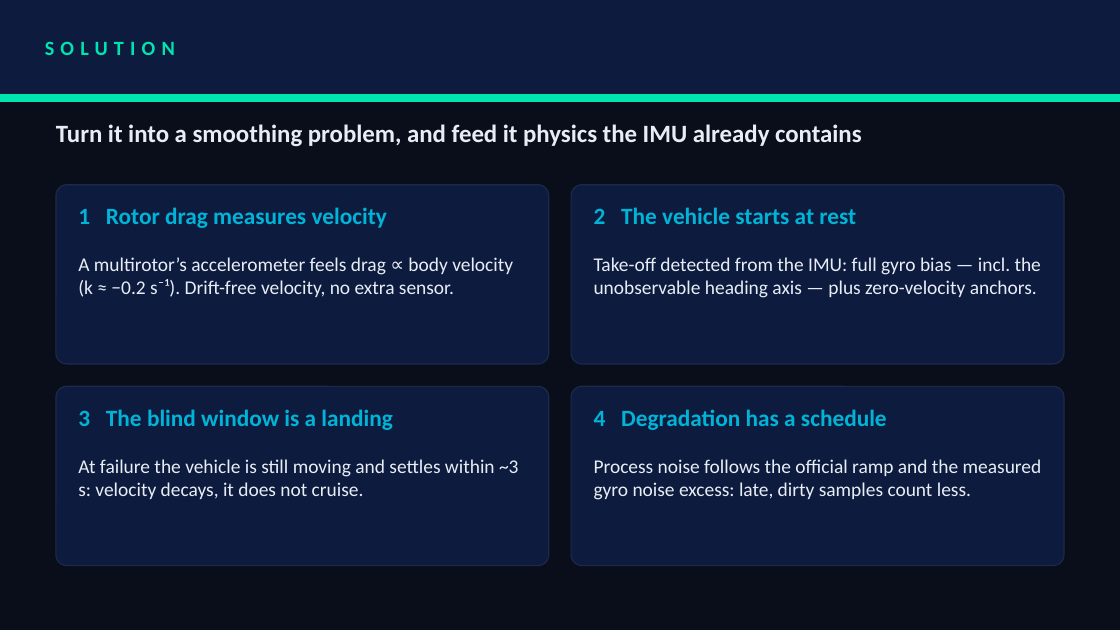
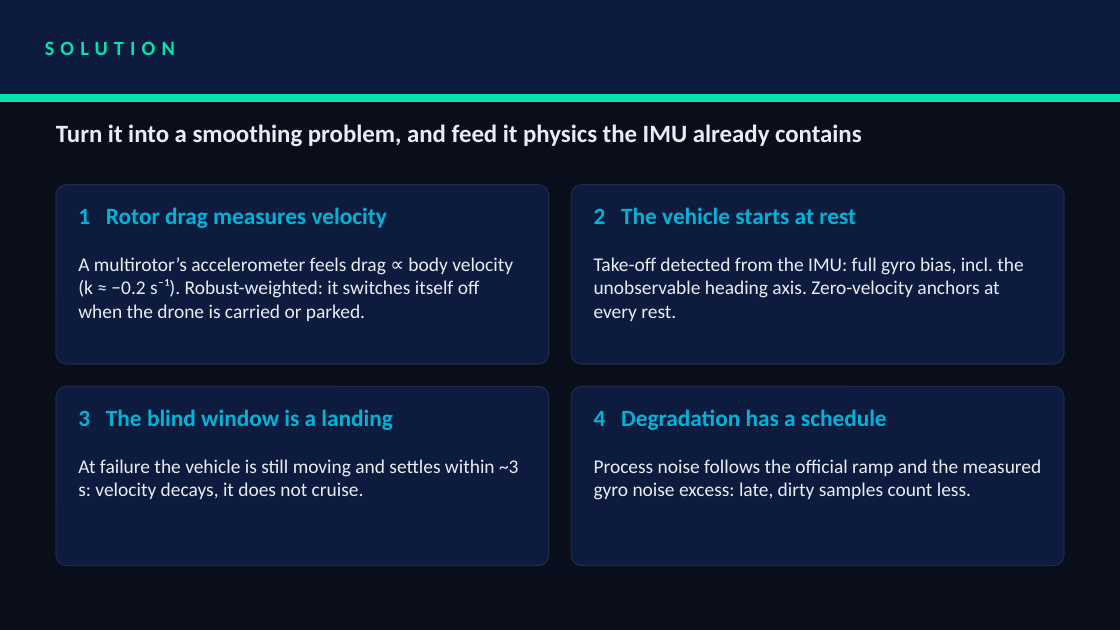
Before and after one commit to RaktimChandra/pathfinder, a slide deck: slide 3 of deck/SRMIST_vortexxx.pptx. Drawn at 1120x630 pixels with LibreOffice and Linux fonts; fonts in the diff are those of the drawing. Boxes give left, top, right and bottom in pixels: in the first picture for what was removed or moved away, otherwise in the second. Text is boxed around its words. In the diff, an @@ line names an element or a change of style, - is before the commit and + after.

```diff
--- a/deck/SRMIST_vortexxx.pptx
+++ b/deck/SRMIST_vortexxx.pptx
@@ text at <box>78,257,513,321</box>: text changed @@
-A multirotor’s accelerometer feels drag ∝ body velocity (k ≈ −0.2 s⁻¹). Drift-free velocity, no extra sensor.
+A multirotor’s accelerometer feels drag ∝ body velocity (k ≈ −0.2 s⁻¹). Robust-weighted: it switches itself off when the drone is carried or parked.
@@ text at <box>594,257,1023,321</box>: text changed @@
-Take-off detected from the IMU: full gyro bias — incl. the unobservable heading axis — plus zero-velocity anchors.
+Take-off detected from the IMU: full gyro bias, incl. the unobservable heading axis. Zero-velocity anchors at every rest.
```
Also in this commit, not shown: 5 other slides changed, 21 other files.
